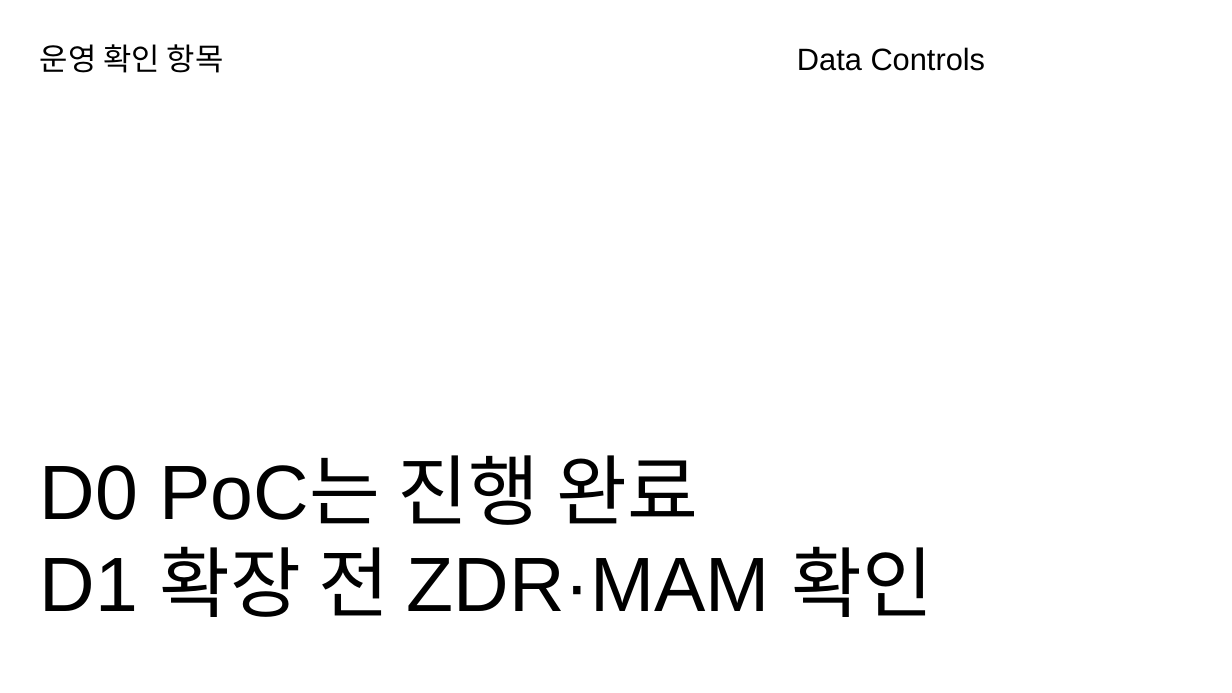
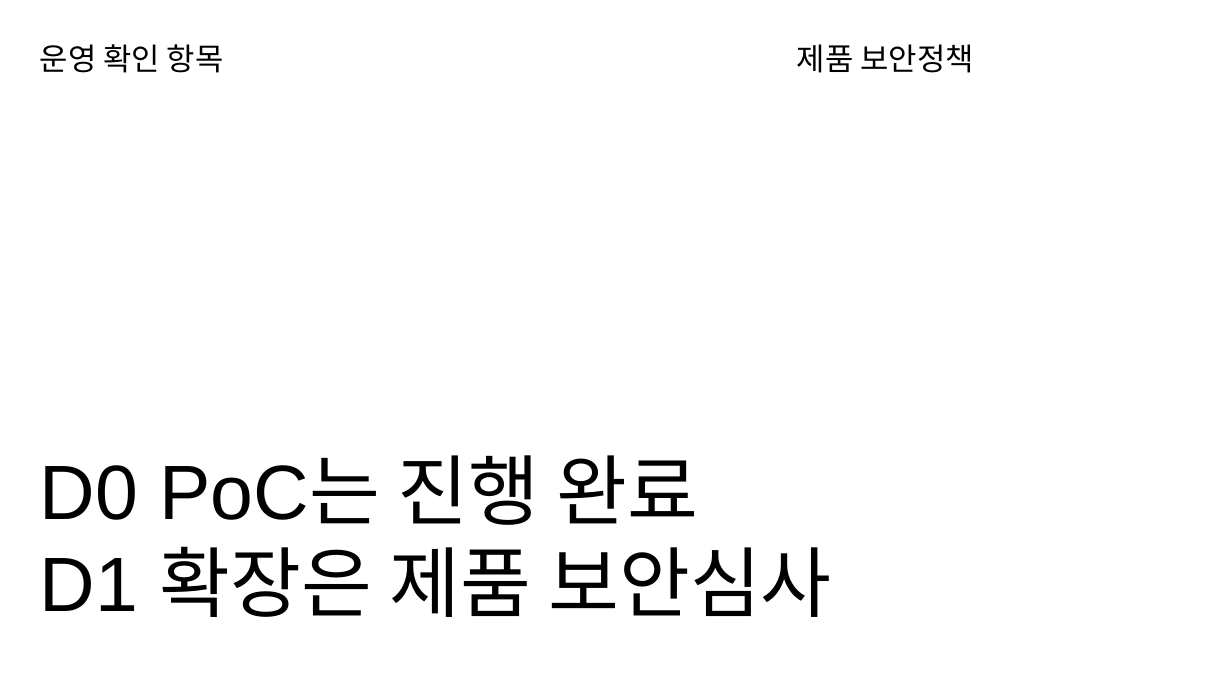
Before and after one commit to ablecloud-team/ablestack-techflow, a slide deck: slide 8 of output/presentation/techflow-grounded-responses.pptx. Drawn at 1232x693 pixels with LibreOffice and Linux fonts; fonts in the diff are those of the drawing. Boxes give left, top, right and bottom in pixels: in the first picture for what was removed or moved away, otherwise in the second. Text is boxed around its words. In the diff, an @@ line names an element or a change of style, - is before the commit and + after.

Commit message:
docs: ZDR 미사용 제품 결정을 정책에 반영

```diff
--- a/output/presentation/techflow-grounded-responses.pptx
+++ b/output/presentation/techflow-grounded-responses.pptx
@@ text at box(797, 44, 973, 73): text changed @@
-Data Controls
+제품 보안정책
@@ text at box(40, 455, 831, 617): text changed @@
-D0 PoC는 진행 완료
-D1 확장 전 ZDR·MAM 확인
+D0 PoC는 진행 완료
+D1 확장은 제품 보안심사
```
Also in this commit, not shown: 1 other slide changed, 23 other files.
